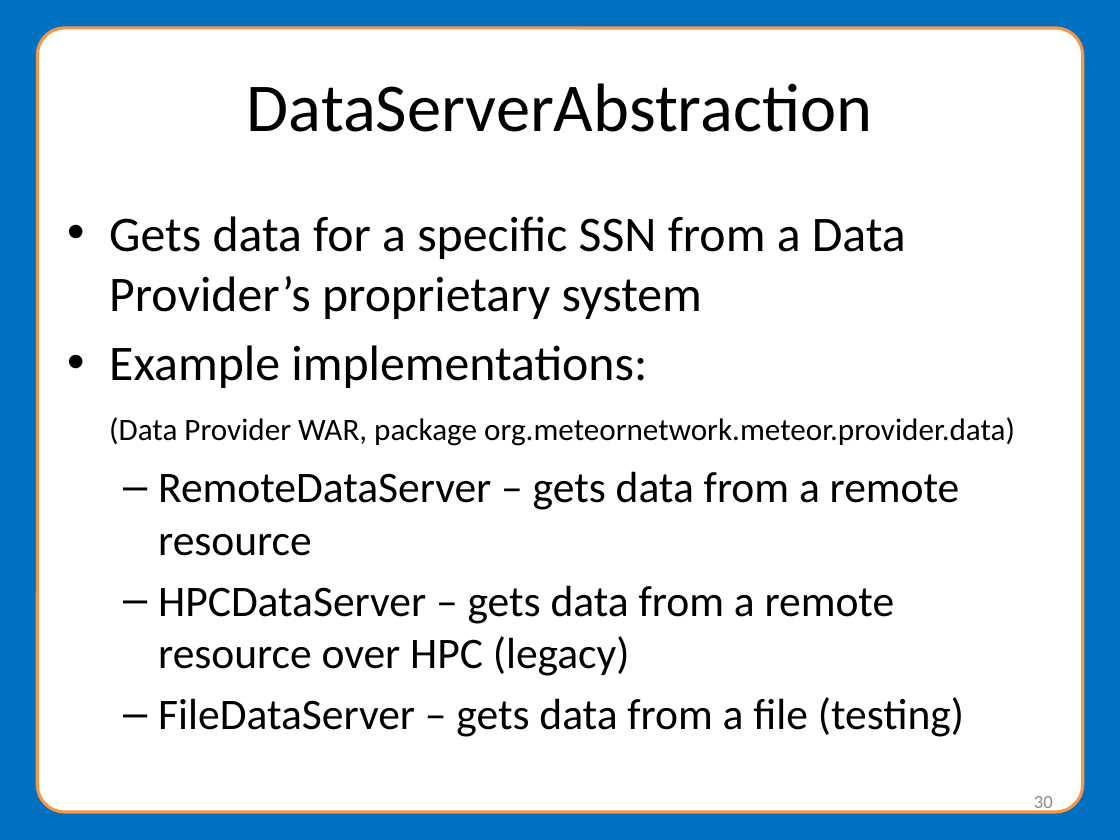
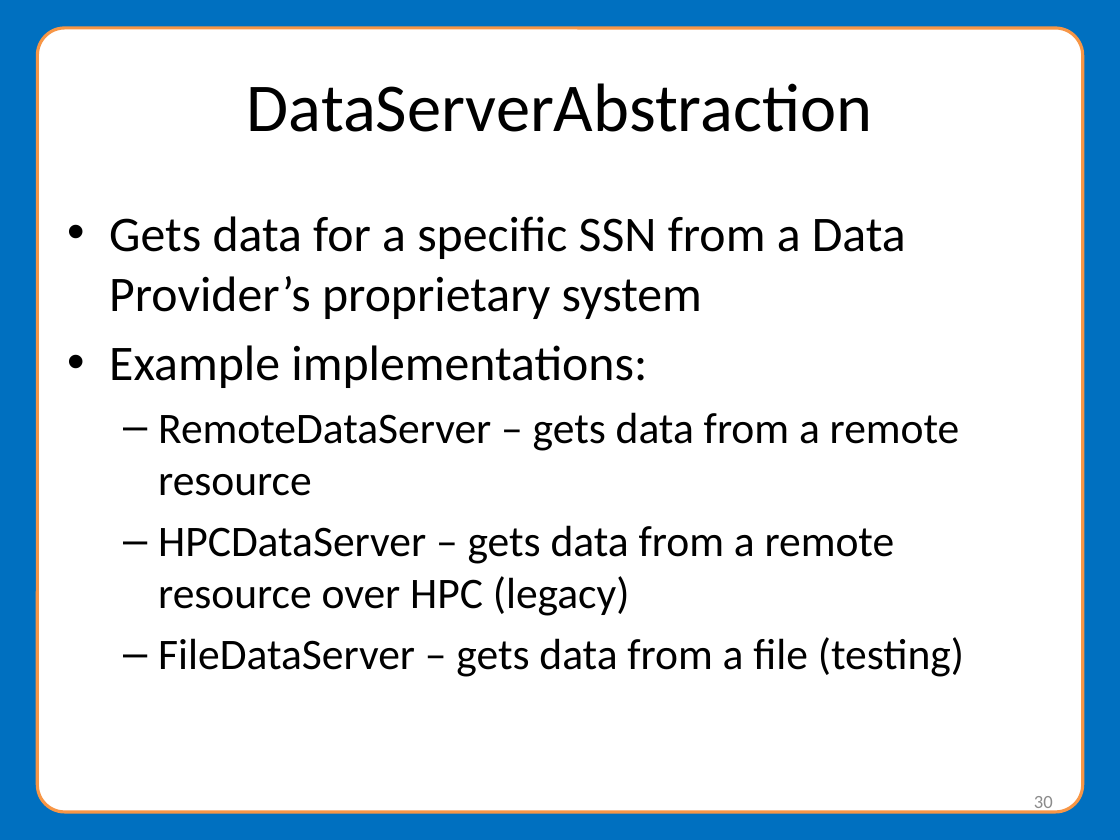
Before and after one commit to NationalStudentClearinghouse/Meteor4, a slide deck: slide 30 of docs/webinar/MeteorWebinarPresentation.pptx. Drawn at 1120x840 pixels with LibreOffice and Linux fonts; fonts in the diff are those of the drawing; background and template pictures are left out. Boxes give left, top, right and bottom in pixels: in the first picture for what was removed or moved away, otherwise in the second. Text is boxed around its words. In the diff, an @@ line names an element or a change of style, - is before the commit and + after.

```diff
--- a/docs/webinar/MeteorWebinarPresentation.pptx
+++ b/docs/webinar/MeteorWebinarPresentation.pptx
@@ text at (109, 417, 1015, 446): paragraph removed @@
-(Data Provider WAR, package org.meteornetwork.meteor.provider.data)
```
Also in this commit, not shown: 7 other slides changed, 17 slides added.
